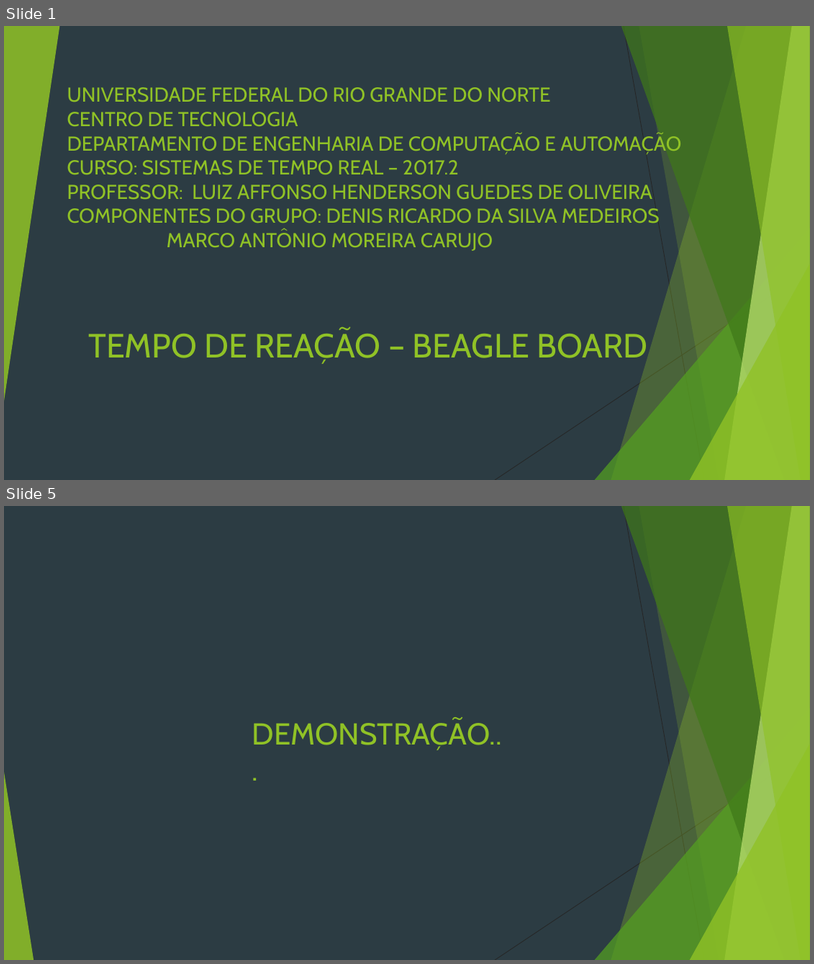
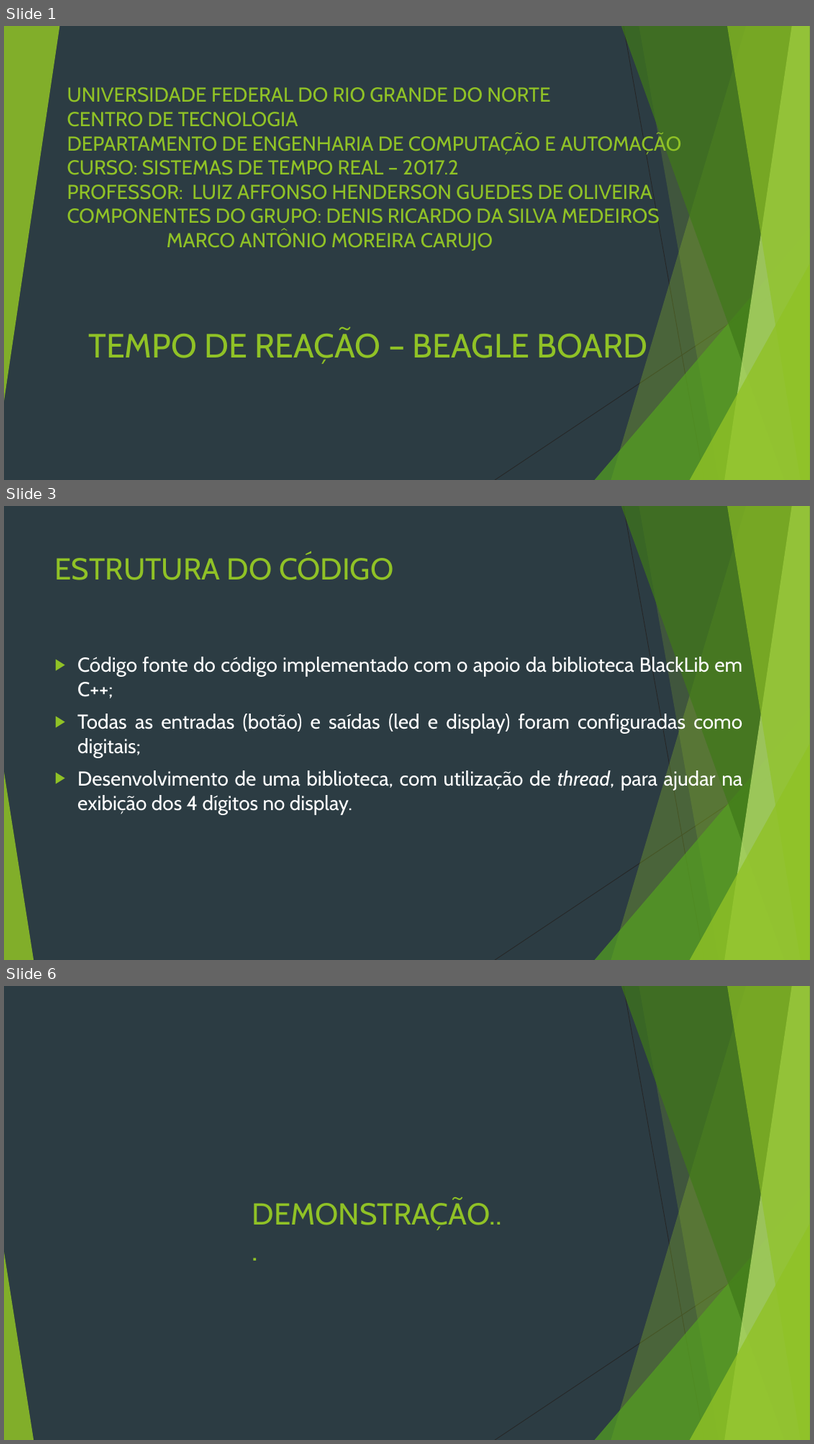
Before and after one commit to DenisMedeiros/Real-Time-Systems-Applications, a slide deck: TempoReacao/SlideTempoReacao.pptx. Shown one above the other, each under a label of ours: slides 1 and 5 before the commit, slides 1, 3 and 6 after it; the slides between them are not shown. The pictures are 814x964 and 814x1444 pixels, drawn with LibreOffice and Linux fonts; fonts in the diff are those of the drawing. Boxes give left, top, right and bottom in pixels: in the first picture for what was removed or moved away, otherwise in the second. Text is boxed around its words. In the diff, an @@ line names an element or a change of style, - is before the commit and + after.

```diff
--- a/TempoReacao/SlideTempoReacao.pptx
+++ b/TempoReacao/SlideTempoReacao.pptx
@@ slide 3 added at (x1=4, y1=506, x2=810, y2=960), background #2C3C43; not listed: 10 template elements that a slide beside it also shows @@
@@ title added at (x1=55, y1=554, x2=394, y2=580), 36 pt, text #90C226 @@
+ESTRUTURA DO CÓDIGO
@@ text added at (x1=77, y1=655, x2=743, y2=814), 24 pt, text #FFFFFF @@
+▶ Código fonte do código implementado com o apoio da biblioteca BlackLib em C++;
+▶ Todas as entradas (botão) e saídas (led e display) foram configuradas como digitais;
+▶ Desenvolvimento de uma biblioteca, com utilização de thread, para ajudar na exibição dos 4 dígitos no display.
@@ what was slide 5 is now slide 6 @@
```
Also in this commit, not shown: 1 slide changed, 2 other slides added, 2 slides removed, 4 other files.
